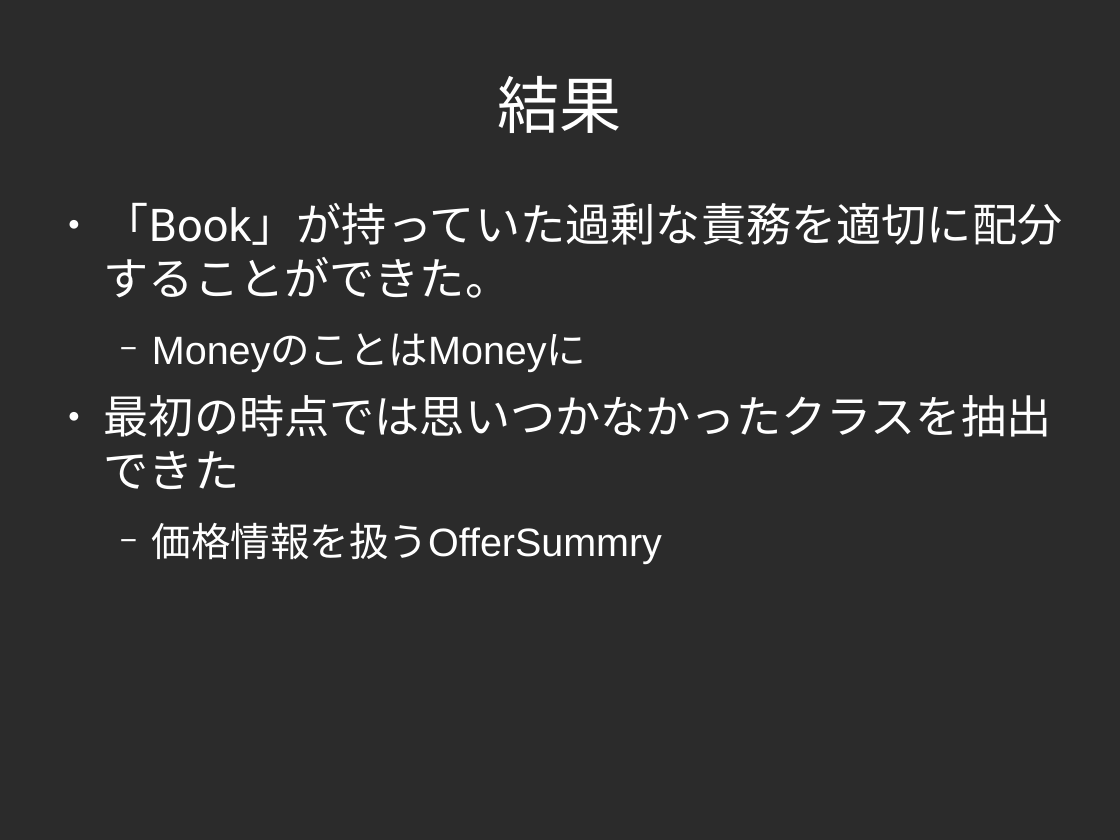
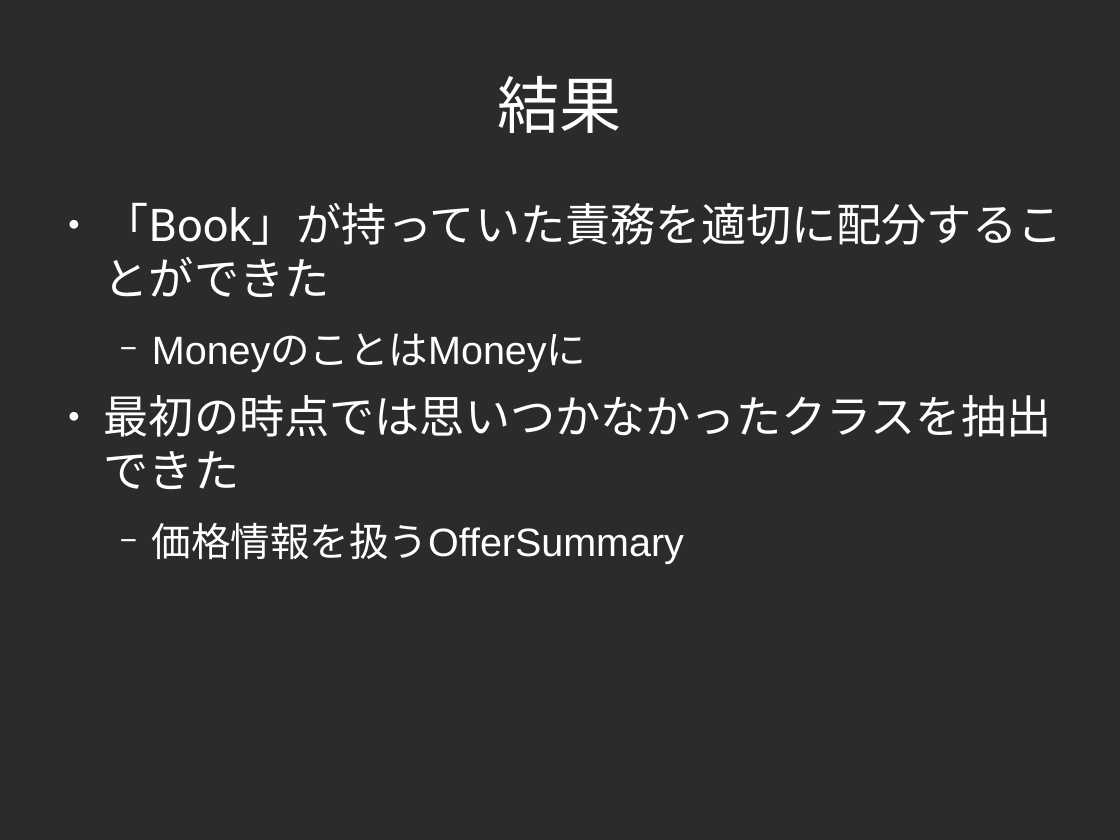
Before and after one commit to yojik/yojik-lib, a slide deck: slide 53 of 2009devsumi/oo_exercise/doc/devsum.odp. Drawn at 1120x840 pixels with LibreOffice and Linux fonts; fonts in the diff are those of the drawing; background and template pictures are left out; a plain dark background stands for a picture behind light text. Boxes give left, top, right and bottom in pixels: in the first picture for what was removed or moved away, otherwise in the second. Text is boxed around its words. In the diff, an @@ line names an element or a change of style, - is before the commit and + after.

```diff
--- a/2009devsumi/oo_exercise/doc/devsum.odp
+++ b/2009devsumi/oo_exercise/doc/devsum.odp
@@ text at (x1=104, y1=202, x2=1063, y2=297): text changed @@
-● 「Book」が持っていた過剰な責務を適切に配分することができた。
+● 「Book」が持っていた責務を適切に配分することができた
@@ text at (x1=152, y1=523, x2=684, y2=564): text changed @@
-  − 価格情報を扱うOfferSummry
+  − 価格情報を扱うOfferSummary
```
Also in this commit, not shown: 29 other slides changed, 1 slide added, 5 other files.
